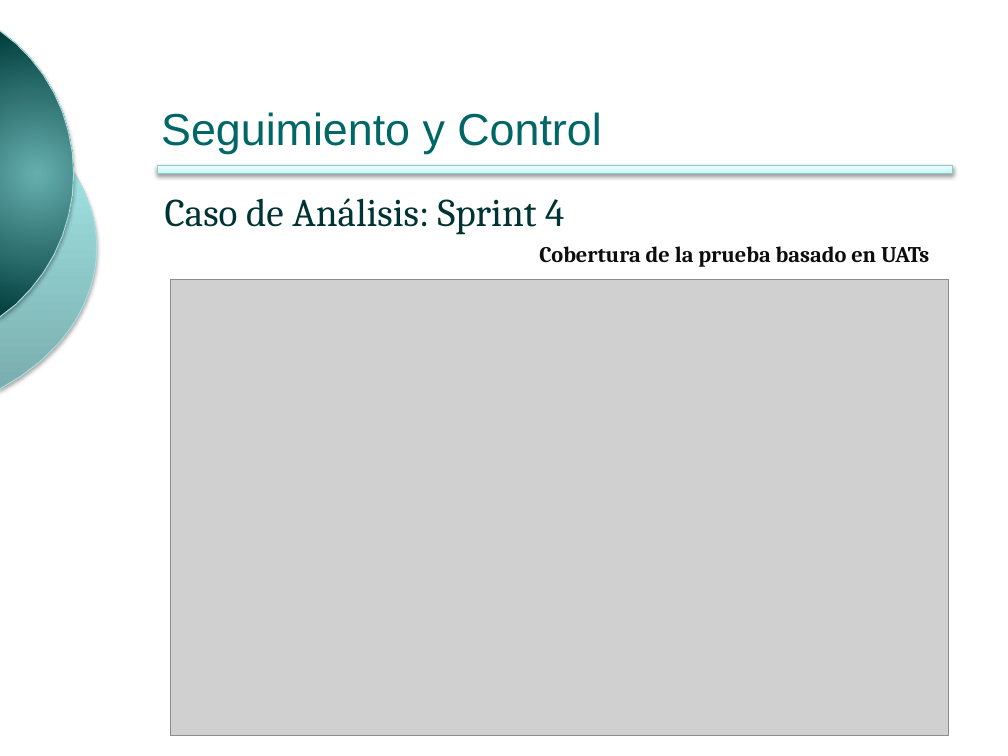
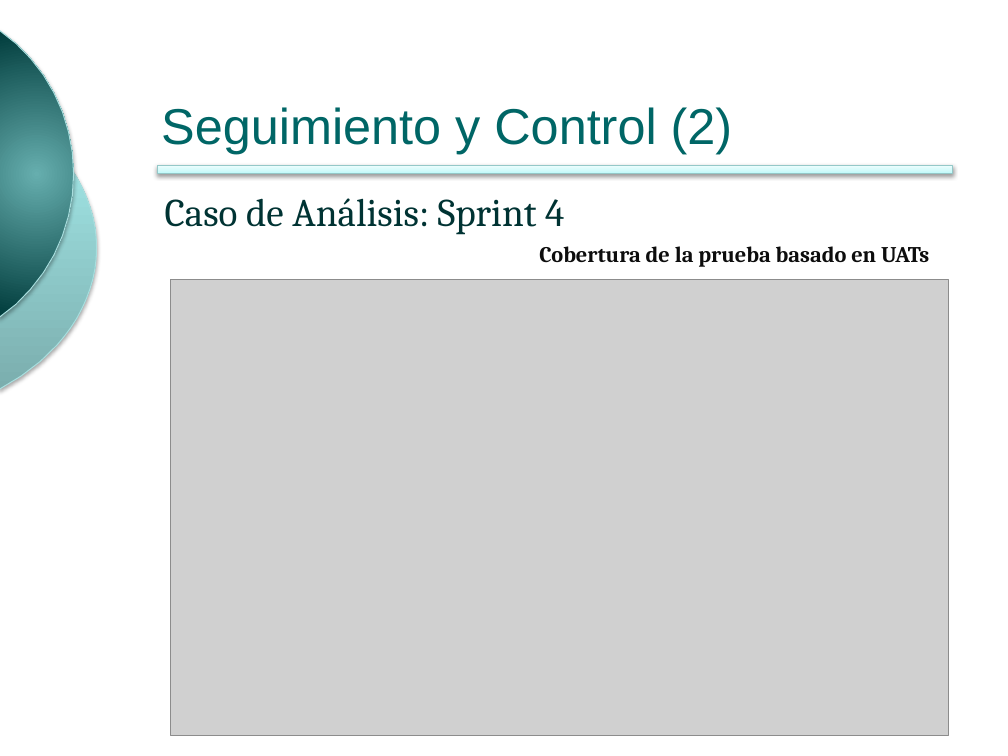
Before and after one commit to ingevy/taller-desarrollo-proyectos-ii-2do-2010, a slide deck: slide 6 of presentations/presentacionFinal.pptx. Drawn at 1008x756 pixels with LibreOffice and Linux fonts; fonts in the diff are those of the drawing; grey boxes stand for pictures; background and template pictures are left out. Boxes give left, top, right and bottom in pixels: in the first picture for what was removed or moved away, otherwise in the second. Text is boxed around its words. In the diff, an @@ line names an element or a change of style, - is before the commit and + after.

```diff
--- a/presentations/presentacionFinal.pptx
+++ b/presentations/presentacionFinal.pptx
@@ title at (x1=161, y1=107, x2=733, y2=153): text changed; size 32 to 36 pt @@
-Seguimiento y Control
+Seguimiento y Control (2)
```
Also in this commit, not shown: 11 other slides changed.
